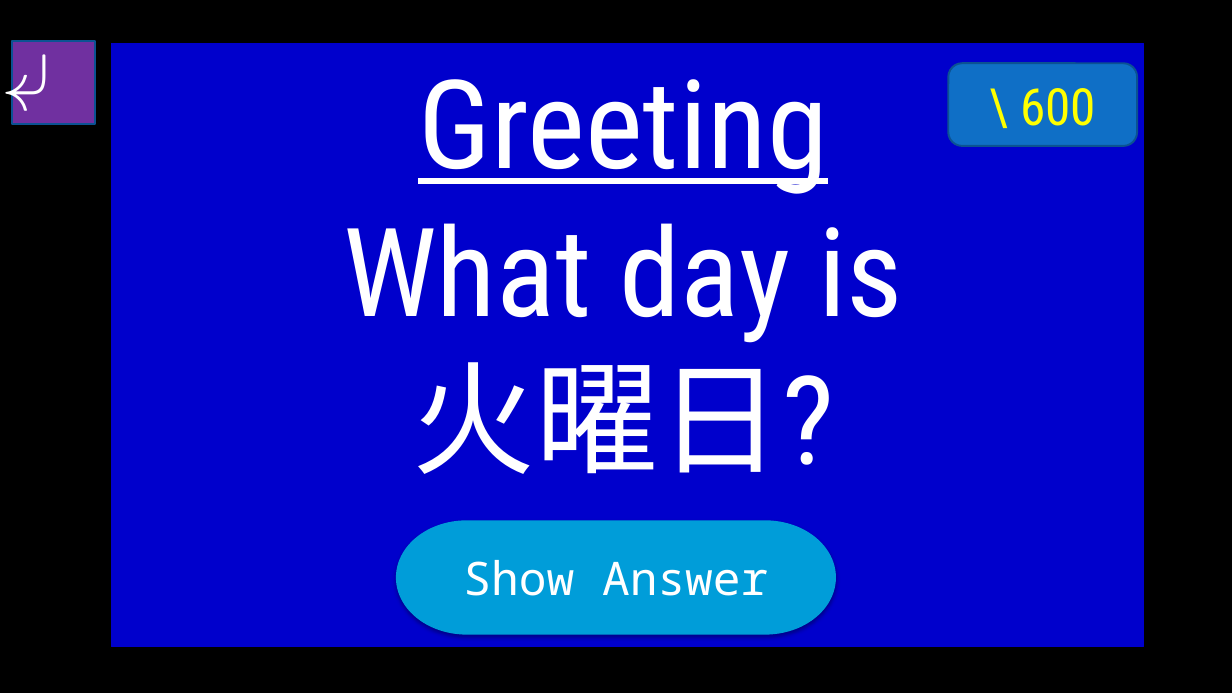
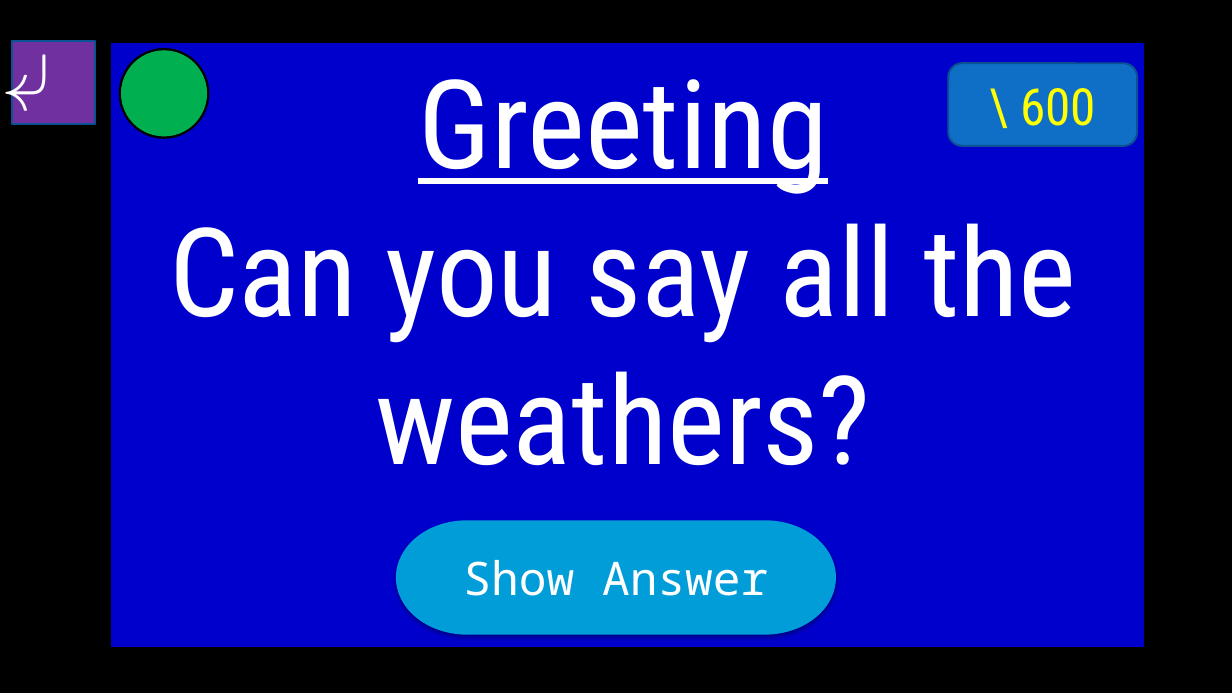
Before and after one commit to Gurichi/ALT_Materials, a slide deck: slide 7 of Jeopardy 5th Grade.pptx. Drawn at 1232x693 pixels with LibreOffice and Linux fonts; fonts in the diff are those of the drawing; background and template pictures are left out. Boxes give left, top, right and bottom in pixels: in the first picture for what was removed or moved away, otherwise in the second. Text is boxed around its words. In the diff, an @@ line names an element or a change of style, - is before the commit and + after.

```diff
--- a/Jeopardy 5th Grade.pptx
+++ b/Jeopardy 5th Grade.pptx
@@ ellipse added at (120,49,209,138), fill #00B050, outline #000000 1.5 pt @@
@@ ellipse added at (120,49,209,138), outline #000000 1.5 pt @@
@@ text at (169,223,1076,466): text changed @@
-What day is
-火曜日?
+Can you say all the weathers?
```
Also in this commit, not shown: 40 other slides changed.
